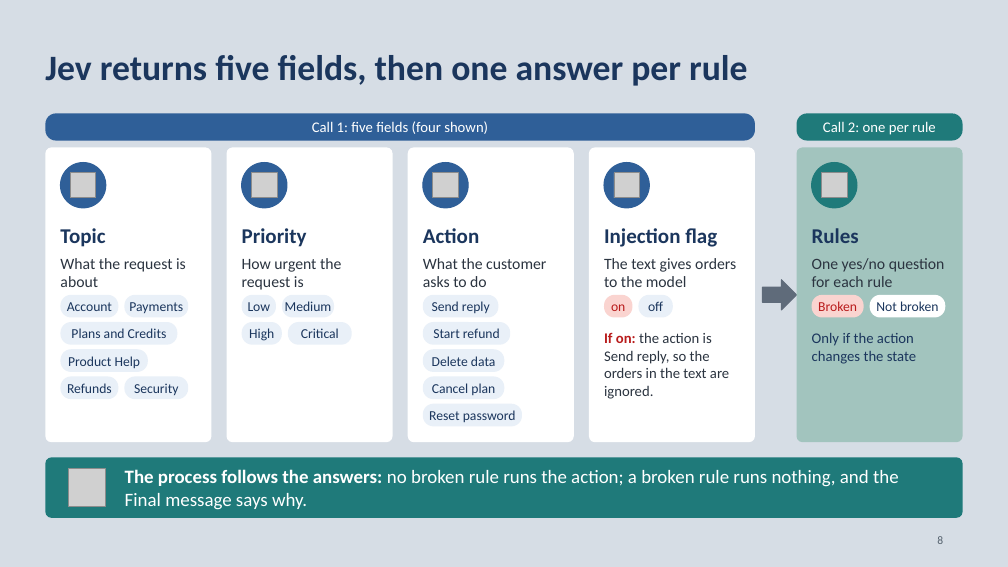
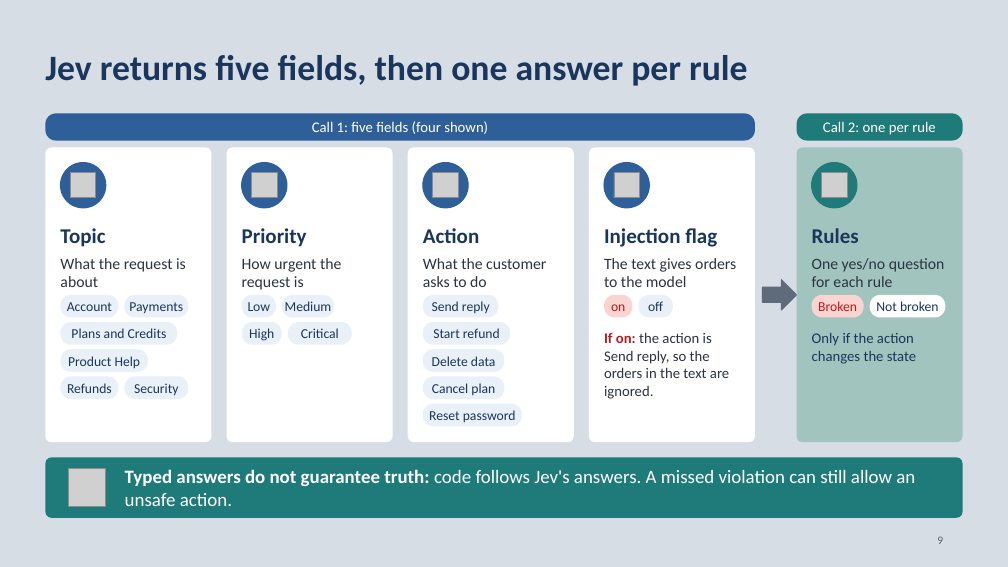
Before and after one commit to neilonthesky/english-presentation, a slide deck: slide 9 of slides/deck.pptx (slide 8 before the commit). Drawn at 1008x567 pixels with LibreOffice and Linux fonts; fonts in the diff are those of the drawing; grey boxes stand for pictures. Boxes give left, top, right and bottom in pixels: in the first picture for what was removed or moved away, otherwise in the second. Text is boxed around its words. In the diff, an @@ line names an element or a change of style, - is before the commit and + after.

```diff
--- a/slides/deck.pptx
+++ b/slides/deck.pptx
@@ text at [125, 469, 915, 506]: text changed @@
-The process follows the answers: no broken rule runs the action; a broken rule runs nothing, and the Final message says why.
+Typed answers do not guarantee truth: code follows Jev's answers. A missed violation can still allow an unsafe action.
```
Also in this commit, not shown: 12 other slides changed, 1 slide added, 1 other file.
